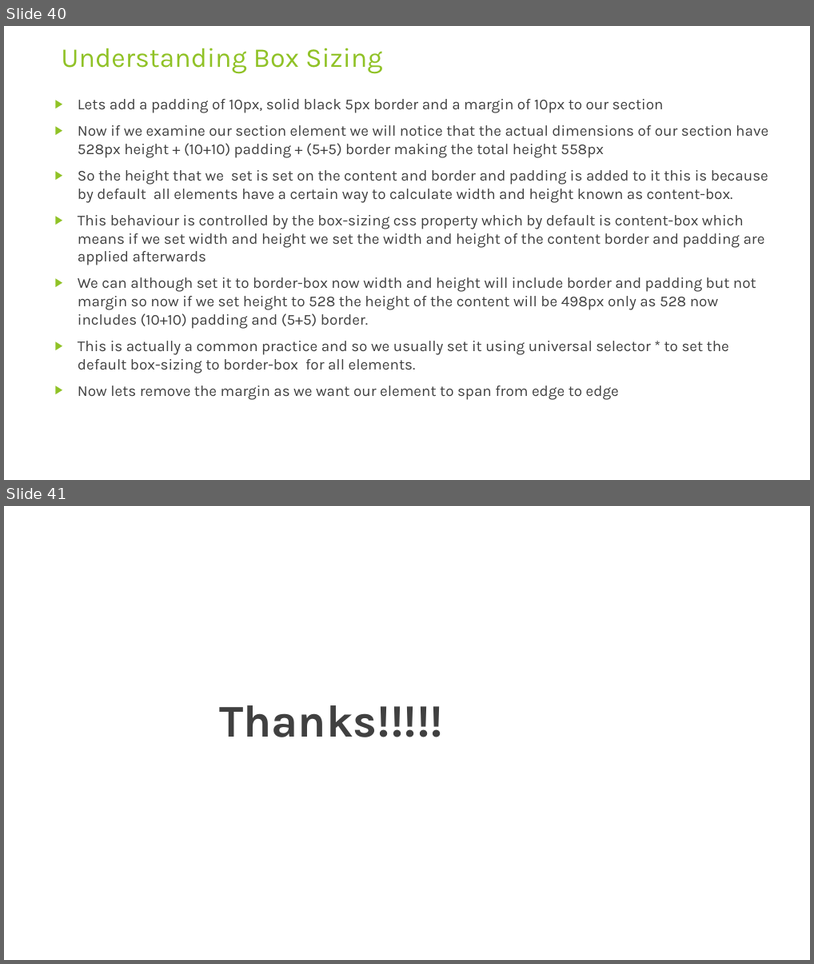
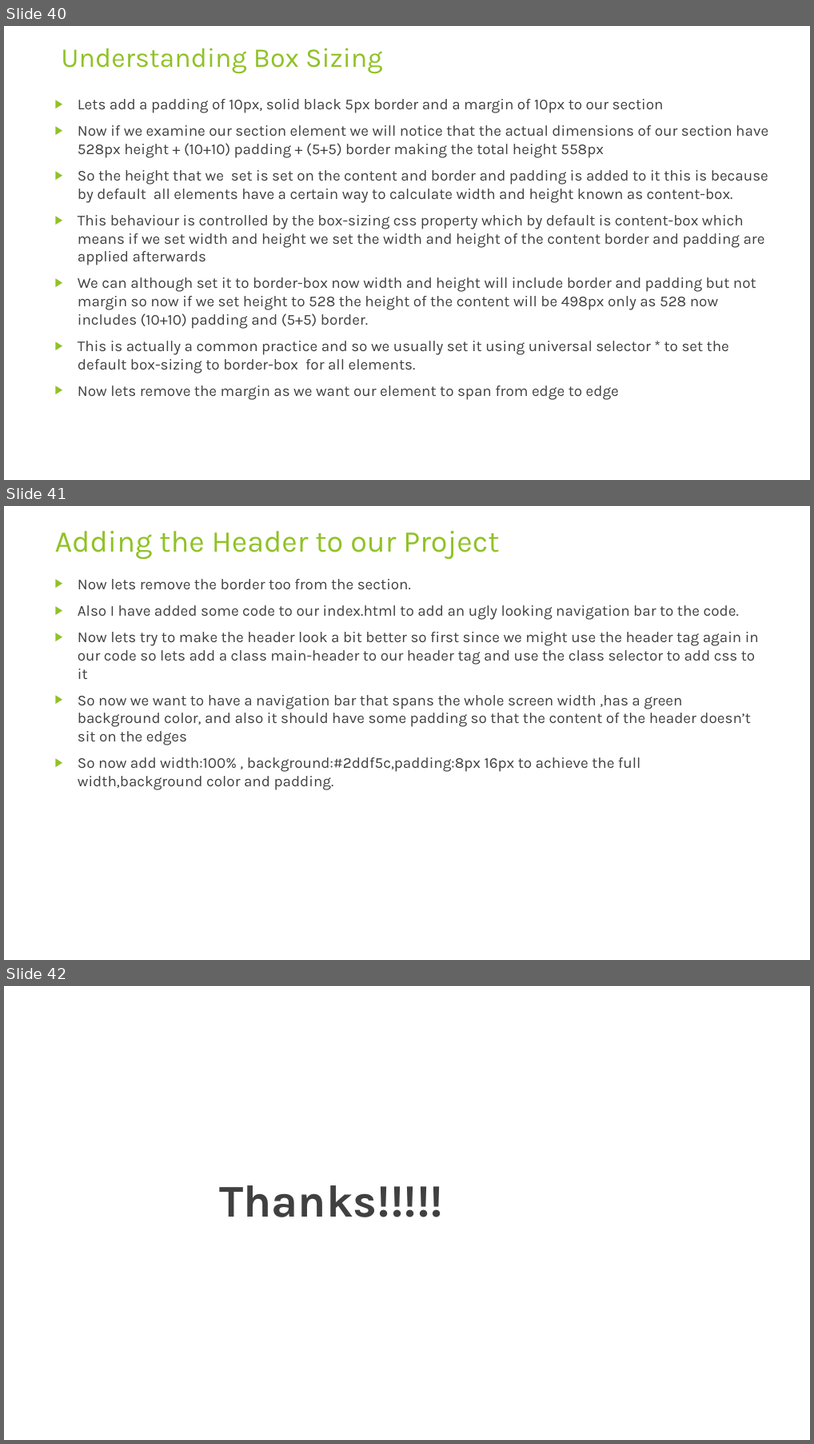
Before and after one commit to rudhrainfogain/CSS, a slide deck: PPT/Css-v3.pptx. Shown one above the other, each under a label of ours: slides 40 and 41 before the commit, slides 40, 41 and 42 after it. The pictures are 814x964 and 814x1444 pixels, drawn with LibreOffice and Linux fonts; fonts in the diff are those of the drawing. Boxes give left, top, right and bottom in pixels: in the first picture for what was removed or moved away, otherwise in the second. Text is boxed around its words. In the diff, an @@ line names an element or a change of style, - is before the commit and + after.

Commit message:
Adding the Header to our Project

```diff
--- a/PPT/Css-v3.pptx
+++ b/PPT/Css-v3.pptx
@@ slide 41 added at box(4, 506, 810, 960), background #FFFFFF @@
@@ title added at box(55, 531, 499, 560), 36 pt, text #90C226 @@
+Adding the Header to our Project
@@ text added at box(78, 579, 759, 790), 18 pt, text #404040 @@
+▶ Now lets remove the border too from the section.
+▶ Also I have added some code to our index.html to add an ugly looking navigation bar to the code.
+▶ Now lets try to make the header look a bit better so first since we might use the header tag again in our code so lets add a class main-header to our header tag and use the class selector to add css to it
+▶ So now we want to have a navigation bar that spans the whole screen width ,has a green background color, and also it should have some padding so that the content of the header doesn’t sit on the edges
+▶ So now add width:100% , background:#2ddf5c,padding:8px 16px to achieve the full width,background color and padding.
@@ what was slide 41 is now slide 42 @@
```
Also in this commit, not shown: 2 other files.
